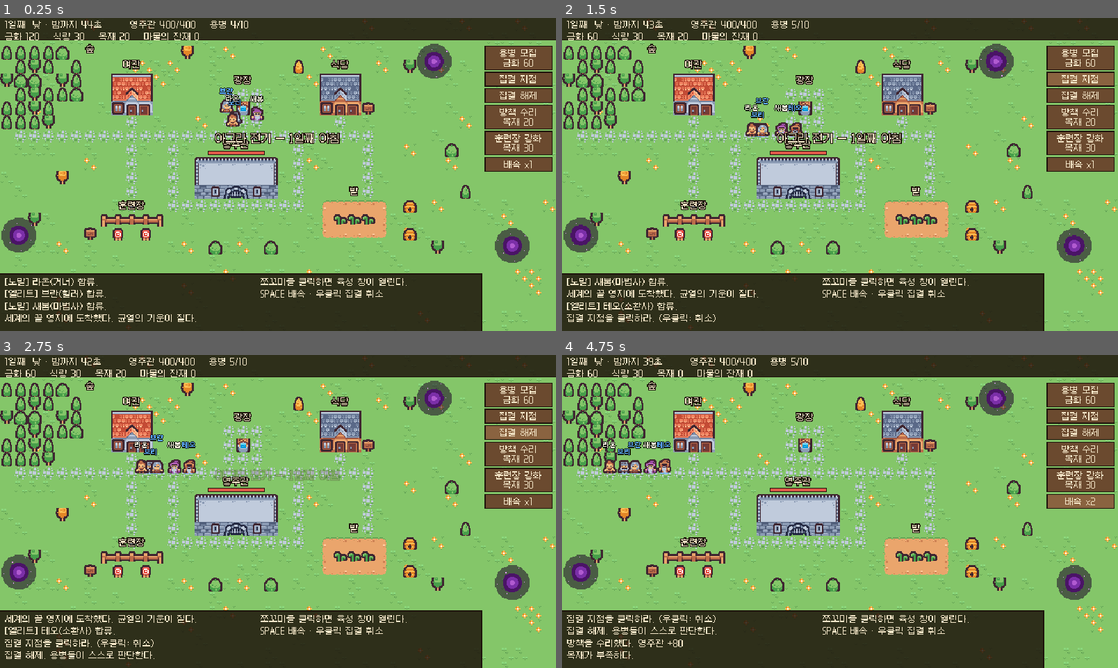
Above: before the commit, frames 1-4 (two rows, left to right).
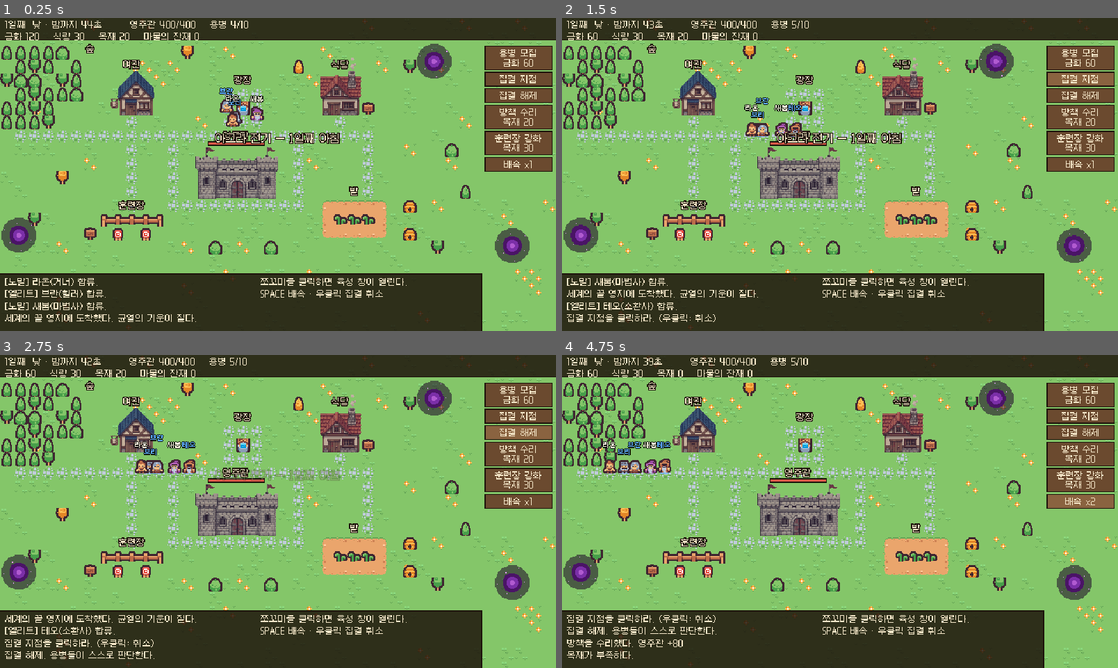
Above: after the commit, the same moments.

Repository: minjs-maxjs/game2
Game: Godot game, scene res://scenes/main.tscn
Two runs of this game, one before a commit and one after it. Both use one fixed random seed, a clock stepped at 60 frames per second and the inputs below.
Inputs:
- Up to frame 1 (0.25 s): no input
- Up to frame 2 (1.5 s): click "용병 모집 금화 60" at 0.5 s; click "집결 지점" at 1.25 s
- Up to frame 3 (2.75 s): click "집결 해제" at 2 s
- Up to frame 4 (4.75 s): click "방책 수리 목재 20" at 2.75 s; click "훈련장 강화 목재 30" at 3.5 s; click "배속 x1" at 4.25 s

The runs differ from the first frame. In frame 1, 4.3% of the frame differs, in the area x 19-65%, y 12-58%; in frame 2, 4.3%; in frame 3, 4.3%; in frame 4, 4.4%.

Commit message:
마을 맵을 Super Retro World 바닥과 자체 건물 그림으로 교체
- 영주관·여관·식당: 자체 그림을 16px 크기로 변환 (assets/agra)
- 바닥·돌길·밭·나무·소품: Exterior 무료판, RPG Maker A2 오토타일로 길 가장자리 처리
- 팩은 재배포 금지라 .gitignore, 없으면 Kenney 바닥으로 그림 (건물은 항상 자체 그림)
- 건물 칸 막기를 공용 함수로 옮김, 길 배치를 _road_cells로 공유

Co-Authored-By: Claude Opus 5.5 <noreply@anthropic.com>

Diff:
--- a/scripts/main.gd
+++ b/scripts/main.gd
@@ -6,6 +6,7 @@
 const Mercenary = preload("res://scripts/mercenary.gd")
 const Monster = preload("res://scripts/monster.gd")
 const JobData = preload("res://scripts/job_data.gd")
+const MapArt = preload("res://scripts/map_art.gd")
 const TOWN_TEX := preload("res://assets/kenney_tiny_town/tilemap_packed.png")
 const DUNGEON_TEX := preload("res://assets/kenney_tiny_dungeon/tilemap_packed.png")
 
@@ -44,7 +45,7 @@
 
 ## pos: 건물 중심, spot: 용병이 모이는 자리, spread: 모이는 범위, label: 이름표 위치
 var buildings: Dictionary = {
-	"hall": {"name": "영주관", "pos": Vector2(272, 184), "spot": Vector2(272, 226), "spread": Vector2(40, 5), "label": Vector2(272, 150)},
+	"hall": {"name": "영주관", "pos": Vector2(272, 184), "spot": Vector2(272, 226), "spread": Vector2(40, 5), "label": Vector2(272, 140)},
 	"inn": {"name": "여관", "pos": Vector2(152, 88), "spot": Vector2(152, 124), "spread": Vector2(18, 4), "label": Vector2(152, 58)},
 	"mess": {"name": "식당", "pos": Vector2(392, 88), "spot": Vector2(392, 124), "spread": Vector2(18, 4), "label": Vector2(392, 58)},
 	"training": {"name": "훈련장", "pos": Vector2(152, 240), "spot": Vector2(152, 266), "spread": Vector2(30, 3), "label": Vector2(152, 220)},
@@ -689,7 +690,128 @@
 			_stamp(img, src, row[c], tx + c, ty + r)
 
 
+## 영주관·여관·식당 (assets/agra, 자체 그림). 발밑 가운데를 건물 칸 묶음의 아래 가운데에 맞춘다.
+## 영주관은 성벽이 한 줄 위로 솟아서 그 줄도 막는다.
+func _place_buildings(img: Image, blocked: Array[Vector2i]) -> void:
+	for b in [["inn", Rect2i(8, 4, 3, 3)], ["mess", Rect2i(23, 4, 3, 3)], ["hall", Rect2i(14, 10, 6, 3)]]:
+		var art: Image = MapArt.own(b[0])
+		var r: Rect2i = b[1]
+		var foot := Vector2i(int((r.position.x + r.size.x / 2.0) * TILE), r.end.y * TILE)
+		img.blend_rect(art, Rect2i(Vector2i.ZERO, art.get_size()), foot - Vector2i(art.get_width() / 2, art.get_height()))
+		for y in range(r.position.y, r.end.y):
+			for x in range(r.position.x, r.end.x):
+				blocked.append(Vector2i(x, y))
+	for x in range(14, 20):
+		blocked.append(Vector2i(x, 9))
+
+
+## 큰길·샛길 칸 (길찾기 비용 1). 그림과 상관없이 같은 배치.
+func _road_cells() -> Array[Vector2i]:
+	var path: Array[Vector2i] = []
+	for x in range(1, 27):
+		path.append(Vector2i(x, 8))
+	for x in range(12, 22):
+		path.append(Vector2i(x, 13))
+	for y in range(9, 13):
+		path.append(Vector2i(12, y))
+		path.append(Vector2i(21, y))
+	path.append(Vector2i(9, 7))
+	path.append(Vector2i(24, 7))
+	for y in range(9, 14):
+		path.append(Vector2i(9, y))
+	for y in range(9, 13):
+		path.append(Vector2i(26, y))
+	return path
+
+
+## Super Retro World 무료판으로 마을을 그린다. 배치는 Kenney판과 같다.
+func _compose_srw() -> void:
+	var img := Image.create(int(WORLD_SIZE.x), int(WORLD_SIZE.y), false, Image.FORMAT_RGBA8)
+	var h := RandomNumberGenerator.new()
+	h.seed = 7
+	var blocked: Array[Vector2i] = []
+	for ty in 23:
+		for tx in 40:
+			MapArt.grass(img, tx, ty)
+	var path := _road_cells()
+	# 돌길 + 광장 (광장은 길과 이어 붙여 한 덩어리)
+	var cobble: Array = path.duplicate()
+	for y in range(5, 8):
+		for x in range(15, 20):
+			cobble.append(Vector2i(x, y))
+	MapArt.autotile(img, "cobble", cobble)
+	# 밭: 흙 5x3 + 작물
+	var farm: Array = []
+	for y in range(13, 16):
+		for x in range(23, 28):
+			farm.append(Vector2i(x, y))
+	MapArt.autotile(img, "dirt", farm)
+	for x in range(24, 27):
+		MapArt.prop(img, "tuft_a" if x % 2 == 0 else "tuft_b", x, 14)
+	MapArt.prop(img, "post", 29, 13)
+	MapArt.prop(img, "post", 29, 15)
+	blocked.append_array([Vector2i(29, 13), Vector2i(29, 15)])
+	# 광장: 가운데 가로등, 양옆 벤치
+	MapArt.prop(img, "lamp", 17, 6)
+	MapArt.prop(img, "bench", 15, 5)
+	MapArt.prop(img, "bench", 18, 5)
+	blocked.append_array([Vector2i(17, 6), Vector2i(17, 5)])
+	# 식당 옆 통, 여관 옆 표지판
+	MapArt.prop(img, "barrel", 26, 6)
+	MapArt.prop(img, "bucket", 26, 5)
+	MapArt.prop(img, "sign", 11, 7)
+	blocked.append_array([Vector2i(26, 6), Vector2i(26, 5)])
+	# 훈련장: 울타리 + 허수아비 대신 말뚝, 상자
+	MapArt.prop(img, "fence_l", 7, 14)
+	for x in range(8, 11):
+		MapArt.prop(img, "fence_m", x, 14)
+	MapArt.prop(img, "fence_r", 11, 14)
+	for x in range(7, 12):
+		blocked.append(Vector2i(x, 14))
+	MapArt.prop(img, "post", 8, 15)
+	MapArt.prop(img, "post", 10, 15)
+	MapArt.prop(img, "crate", 6, 15)
+	blocked.append_array([Vector2i(8, 15), Vector2i(10, 15), Vector2i(6, 15)])
+	# 숲: 큰 나무(2x2)와 소나무를 엇갈려
+	for ty in range(3, 8, 2):
+		for tx in range(0, 6, 2):
+			if ty >= 6 and tx >= 4:
+				continue
+			if h.randf() < 0.75:
+				MapArt.prop(img, "tree_big", tx, ty)
+				for c in [Vector2i(tx, ty), Vector2i(tx + 1, ty), Vector2i(tx, ty - 1), Vector2i(tx + 1, ty - 1)]:
+					blocked.append(c)
+			else:
+				MapArt.prop(img, "pine", tx, ty)
+				MapArt.prop(img, "bush", tx + 1, ty)
+				blocked.append_array([Vector2i(tx, ty), Vector2i(tx, ty - 1), Vector2i(tx + 1, ty)])
+	# 가장자리 나무
+	for p in [Vector2i(32, 9), Vector2i(31, 16), Vector2i(4, 11), Vector2i(2, 14), Vector2i(19, 16),
+			Vector2i(13, 2), Vector2i(29, 3), Vector2i(21, 3), Vector2i(33, 12), Vector2i(15, 16)]:
+		var k: String = ["pine", "pine", "bush"][h.randi() % 3]
+		MapArt.prop(img, k, p.x, p.y)
+		blocked.append(p)
+	_place_buildings(img, blocked)
+	# 풀밭 장식 (지나갈 수 있음): 꽃·풀포기·작은 돌
+	var taken := {}
+	for c in cobble + farm + blocked:
+		taken[c] = true
+	for ty in range(1, 23):
+		for tx in 40:
+			var c := Vector2i(tx, ty)
+			if taken.has(c) or h.randf() > 0.07:
+				continue
+			if Rect2i(7, 3, 5, 5).has_point(c) or Rect2i(22, 2, 5, 6).has_point(c) or Rect2i(13, 8, 8, 6).has_point(c):
+				continue   # 건물 그림 위에는 안 놓는다
+			MapArt.prop(img, ["flower_w", "flower_r", "tuft_a", "tuft_b", "rock_s"][h.randi() % 5], tx, ty)
+	static_tex = ImageTexture.create_from_image(img)
+	_build_nav(path, blocked)
+
+
 func _compose_static() -> void:
+	if MapArt.available():
+		_compose_srw()
+		return
 	var src: Image = TOWN_TEX.get_image()
 	if src.is_compressed():
 		src.decompress()
@@ -703,21 +825,8 @@
 			var roll := h.randf()
 			_stamp(img, src, 2 if roll < 0.05 else (1 if roll < 0.2 else 0), tx, ty)
 	# 길 (징검돌)
-	var path: Array[Vector2i] = []
+	var path := _road_cells()
 	var blocked: Array[Vector2i] = []
-	for x in range(1, 27):
-		path.append(Vector2i(x, 8))
-	for x in range(12, 22):
-		path.append(Vector2i(x, 13))
-	for y in range(9, 13):
-		path.append(Vector2i(12, y))
-		path.append(Vector2i(21, y))
-	path.append(Vector2i(9, 7))
-	path.append(Vector2i(24, 7))
-	for y in range(9, 14):
-		path.append(Vector2i(9, y))
-	for y in range(9, 13):
-		path.append(Vector2i(26, y))
 	for cell in path:
 		_stamp(img, src, 43, cell.x, cell.y)
 	# 광장과 우물
@@ -736,16 +845,8 @@
 		Vector2i(8, 15), Vector2i(10, 15)])
 	for x in range(7, 12):
 		blocked.append(Vector2i(x, 14))
-	for r in [Rect2i(8, 4, 3, 3), Rect2i(23, 4, 3, 3), Rect2i(14, 10, 6, 3)]:
-		for y in range(r.position.y, r.end.y):
-			for x in range(r.position.x, r.end.x):
-				blocked.append(Vector2i(x, y))
 	# 건물
-	_stamp_block(img, src, [[52, 53, 54], [64, 67, 66], [88, 89, 91]], 8, 4)    # 여관
-	_stamp_block(img, src, [[48, 49, 50], [60, 63, 62], [84, 85, 87]], 23, 4)   # 식당
 	_stamp(img, src, 83, 26, 6)
-	_stamp_block(img, src, [[96, 97, 97, 97, 97, 98], [108, 109, 109, 109, 109, 110],
-		[126, 125, 111, 112, 125, 126]], 14, 10)                                  # 영주관
 	# 훈련장
 	_stamp_block(img, src, [[44, 45, 45, 45, 46]], 7, 14)
 	_stamp(img, src, 95, 8, 15)
@@ -766,6 +867,7 @@
 			Vector2i(13, 2), Vector2i(29, 3), Vector2i(21, 3), Vector2i(33, 12), Vector2i(15, 16)]:
 		_stamp(img, src, [16, 28, 15, 27, 5][h.randi() % 5], p.x, p.y)
 		blocked.append(p)
+	_place_buildings(img, blocked)
 	static_tex = ImageTexture.create_from_image(img)
 	_build_nav(path, blocked)
 
@@ -788,7 +890,7 @@
 		var b: Dictionary = buildings[key]
 		_draw_text(b["label"], b["name"], font_m, 10)
 	# 영주관 내구도
-	var bar := Rect2(240, 154, 64, 3)
+	var bar := Rect2(240, 143, 64, 3)
 	draw_rect(bar.grow(1), COL_DARK)
 	draw_rect(Rect2(bar.position, Vector2(floorf(bar.size.x * hall_hp / HALL_MAX_HP), bar.size.y)), Color("e05a4a"))
 	# 집결 지점
--- /dev/null
+++ b/scripts/map_art.gd
@@ -0,0 +1,114 @@
+extends RefCounted
+## 마을 맵 그림: Super Retro World Exterior Pack (무료판, Gif · Noiracide · Romi)
+##
+## 재배포 금지라 저장소에 넣지 않는다(.gitignore). 팩이 없으면 main.gd가 Kenney로 그린다.
+## RPG Maker VX Ace용 32px 시트를 읽어 16px로 줄여 쓴다(원본이 16px 그림을 정확히 2배 한 것).
+## 분홍(#FF00FF)은 투명, 어두운 분홍은 그림자.
+##
+## 건물(영주관·여관·식당)은 프로젝트 자체 그림이라 assets/agra/ 에 있다.
+
+const PACK := "res://exterior-pack-free_version/rpgmaker/VXace/tilesets"
+const TILE := 16
+
+## 오토타일 종류 → A2 시트에서 블록 왼쪽 위 칸 (16px 칸 단위, 블록은 2x3칸)
+const AUTO := {
+	"cobble": Vector2i(4, 0),   # 풀밭 위 돌길
+	"dirt": Vector2i(2, 0),     # 풀밭 위 흙 (밭)
+}
+const GRASS := Vector2i(0, 0)   # A2 맨 왼쪽 위: 맨 풀
+
+## tileset_0 (16px 칸). [x, y, 가로칸, 세로칸]
+const PROPS := {
+	"tree_big": [4, 2, 2, 2],
+	"pine": [6, 2, 1, 2],
+	"bush": [7, 3, 1, 1],
+	"flower_w": [5, 4, 1, 1],
+	"flower_r": [6, 4, 1, 1],
+	"rock_s": [5, 5, 1, 1],
+	"rock_b": [6, 5, 1, 1],
+	"lamp": [7, 4, 1, 2],
+	"tuft_a": [4, 7, 1, 1],
+	"tuft_b": [5, 7, 1, 1],
+	"fence_l": [5, 6, 1, 1],
+	"fence_m": [6, 6, 1, 1],
+	"fence_r": [7, 6, 1, 1],
+	"post": [6, 7, 1, 1],
+	"crate": [4, 8, 1, 1],
+	"crate2": [5, 8, 1, 1],
+	"bucket": [5, 9, 1, 1],
+	"barrel": [5, 10, 1, 1],
+	"bench": [2, 10, 2, 1],
+	"sign": [6, 8, 1, 1],
+}
+
+static var _sheets := {}
+
+
+static func available() -> bool:
+	return FileAccess.file_exists(PACK + "/_srw_tileset_0.png")
+
+
+## 32px 시트를 16px로 줄이고 분홍을 투명으로.
+static func _sheet(file: String) -> Image:
+	if _sheets.has(file):
+		return _sheets[file]
+	var img := Image.load_from_file(ProjectSettings.globalize_path(PACK + "/" + file))
+	img.convert(Image.FORMAT_RGBA8)
+	img.resize(img.get_width() / 2, img.get_height() / 2, Image.INTERPOLATE_NEAREST)
+	for y in img.get_height():
+		for x in img.get_width():
+			var c := img.get_pixel(x, y)
+			if c.g8 == 0 and c.r8 == c.b8 and c.r8 > 0:
+				# 분홍 = 투명, 어두운 분홍 = 분홍 위에 그려 둔 그림자 → 반투명 검정
+				img.set_pixel(x, y, Color(0.08, 0.05, 0.1, (1.0 - c.r8 / 255.0) * 1.6 if c.r8 < 255 else 0.0))
+	_sheets[file] = img
+	return img
+
+
+## 프로젝트 자체 그림 (assets/agra). import 없이 직접 읽는다.
+static func own(name: String) -> Image:
+	var img := Image.load_from_file(ProjectSettings.globalize_path("res://assets/agra/%s.png" % name))
+	img.convert(Image.FORMAT_RGBA8)
+	return img
+
+
+static func grass(img: Image, tx: int, ty: int) -> void:
+	img.blit_rect(_sheet("_srw_exterior_A2.png"), Rect2i(GRASS * TILE, Vector2i(TILE, TILE)), Vector2i(tx, ty) * TILE)
+
+
+## 소품 하나. (tx, ty) = 소품의 맨 아래 왼쪽 칸 (나무처럼 위로 솟는 것도 발밑 기준).
+static func prop(img: Image, key: String, tx: int, ty: int) -> void:
+	var p: Array = PROPS[key]
+	var src := Rect2i(p[0] * TILE, p[1] * TILE, p[2] * TILE, p[3] * TILE)
+	img.blend_rect(_sheet("_srw_tileset_0.png"), src, Vector2i(tx * TILE, (ty - p[3] + 1) * TILE))
+
+
+## RPG Maker VX Ace A2 오토타일. cells에 들어 있는 칸들을 이어진 모양으로 그린다.
+## 칸 하나를 8px 네 조각으로 나눠, 조각마다 이웃(가로·세로·대각)을 보고 블록에서 고른다.
+static func autotile(img: Image, kind: String, cells: Array) -> void:
+	var sheet := _sheet("_srw_exterior_A2.png")
+	var base: Vector2i = AUTO[kind] * TILE
+	var has := {}
+	for c in cells:
+		has[c] = true
+	for c in has:
+		for qy in 2:
+			for qx in 2:
+				var dx := 1 if qx == 1 else -1
+				var dy := 1 if qy == 1 else -1
+				var h: bool = has.has(c + Vector2i(dx, 0))
+				var v: bool = has.has(c + Vector2i(0, dy))
+				var d: bool = has.has(c + Vector2i(dx, dy))
+				var q: Vector2i   # 블록 안의 8px 조각 좌표 (가로 0~3, 세로 0~5)
+				if h and v and d:
+					q = Vector2i(1 + qx, 3 + qy)       # 안쪽
+				elif h and v:
+					q = Vector2i(2 + qx, qy)           # 안쪽 모서리
+				elif not h and not v:
+					q = Vector2i(qx * 3, 2 + qy * 3)   # 바깥 모서리
+				elif h:
+					q = Vector2i(1 + qx, 2 + qy * 3)   # 위·아래 가장자리
+				else:
+					q = Vector2i(qx * 3, 3 + qy)       # 왼·오른 가장자리
+				var src := Rect2i(base + q * 8, Vector2i(8, 8))
+				img.blit_rect(sheet, src, c * TILE + Vector2i(qx, qy) * 8)
Binary file added: assets/agra/hall.png
Binary file added: assets/agra/inn.png
Binary file added: assets/agra/mess.png
Binary file changed: docs/screenshots/day.png
Binary file changed: docs/screenshots/night.png
